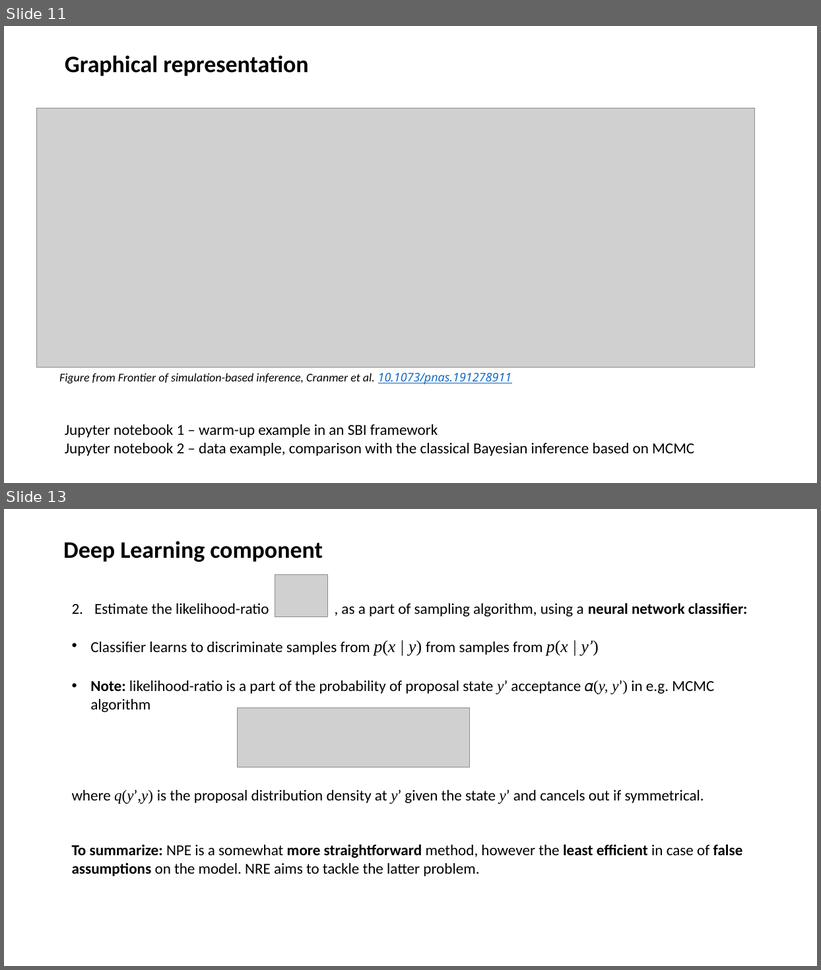
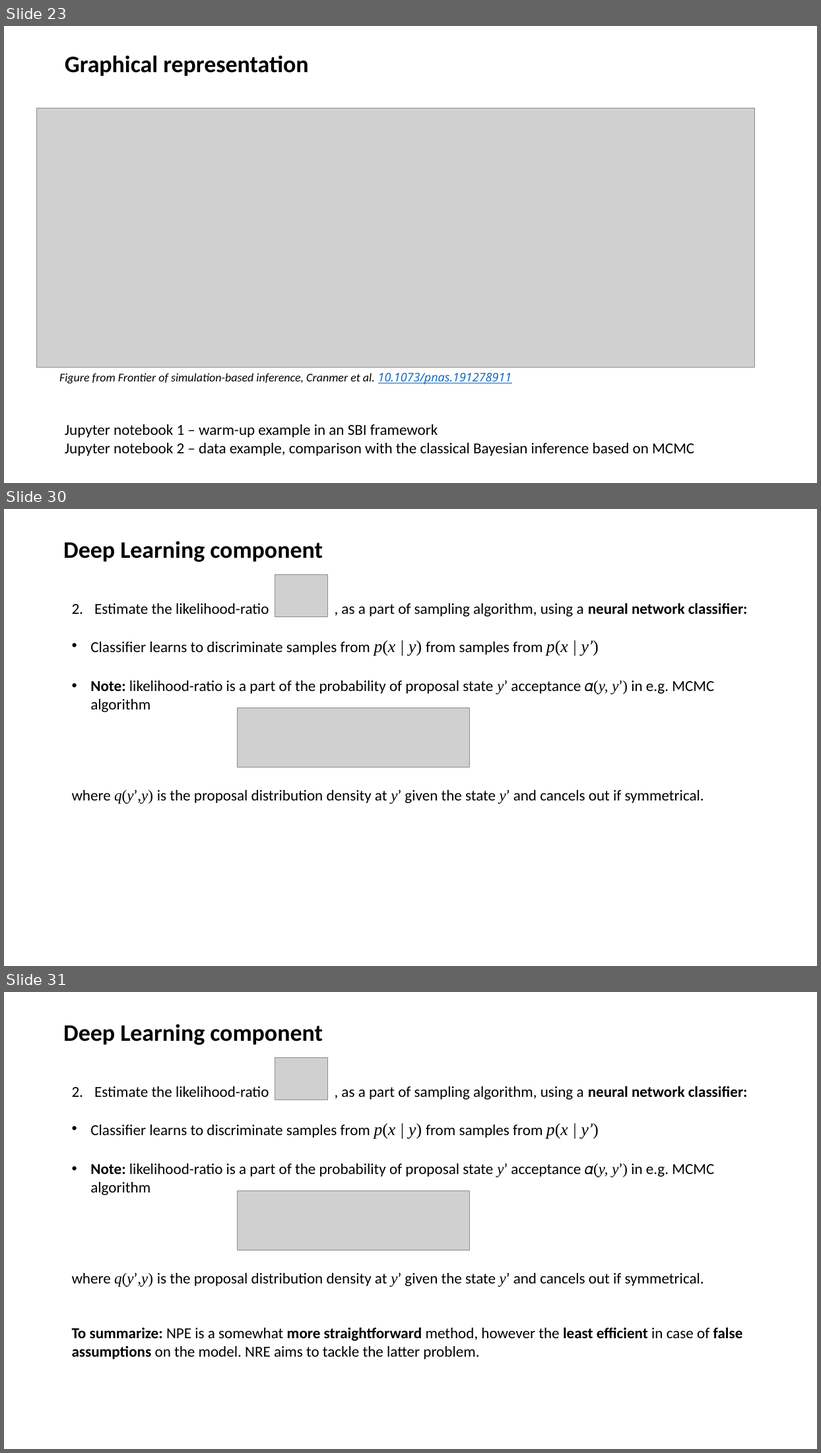
Before and after one commit to albazarova/sbi_intro, a slide deck: SBI_tutorial_v1.2.pptx. Shown one above the other, each under a label of ours: slides 11 and 13 before the commit, slides 23, 30 and 31 after it; the slides between them are not shown. The pictures are 821x970 and 821x1453 pixels, drawn with LibreOffice and Linux fonts; fonts in the diff are those of the drawing; grey boxes stand for pictures. Boxes give left, top, right and bottom in pixels: in the first picture for what was removed or moved away, otherwise in the second. Text is boxed around its words. In the diff, an @@ line names an element or a change of style, - is before the commit and + after.

```diff
--- a/SBI_tutorial_v1.2.pptx
+++ b/SBI_tutorial_v1.2.pptx
@@ slide 30 added at [4,509,817,966], background #FFFFFF @@
@@ text added at [63,541,323,562], 28 pt, text #000000, bold @@
+Deep Learning component
@@ picture added at [275,575,328,618] @@
@@ text added at [72,603,748,804], 18 pt, text #000000 @@
+2. Estimate the likelihood-ratio , as a part of sampling algorithm, using a neural network classifier:
+• Classifier learns to discriminate samples from p(x | y) from samples from p(x | y’)
+• Note: likelihood-ratio is a part of the probability of proposal state y’ acceptance 𝛼(y, y’) in e.g. MCMC algorithm
+where q(y’,y) is the proposal distribution density at y’ given the state y’ and cancels out if symmetrical.
@@ picture added at [237,708,470,768] @@
@@ what was slide 11 is now slide 23 @@
@@ what was slide 13 is now slide 31 @@
```
Also in this commit, not shown: 4 slides changed, 20 other slides added.
